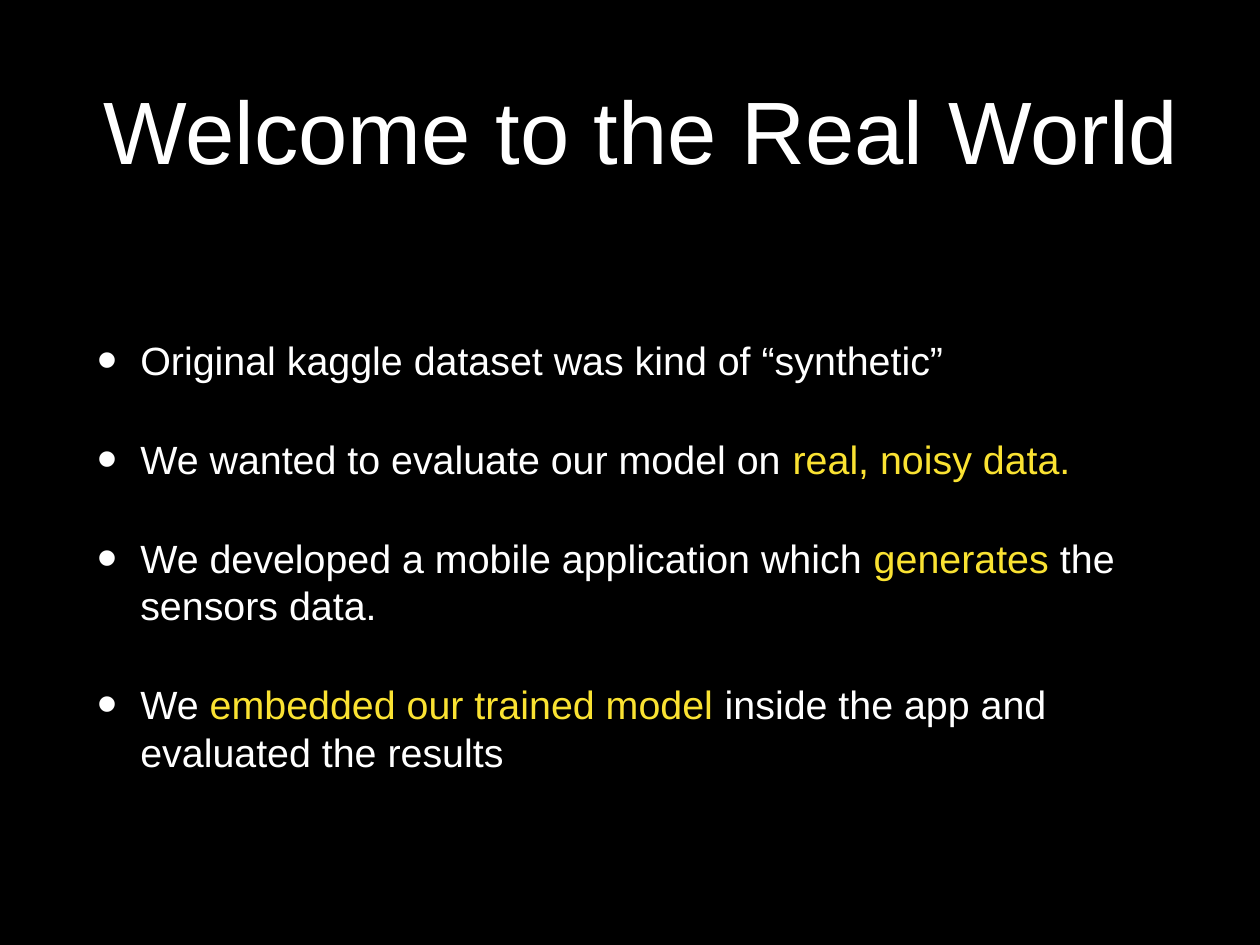
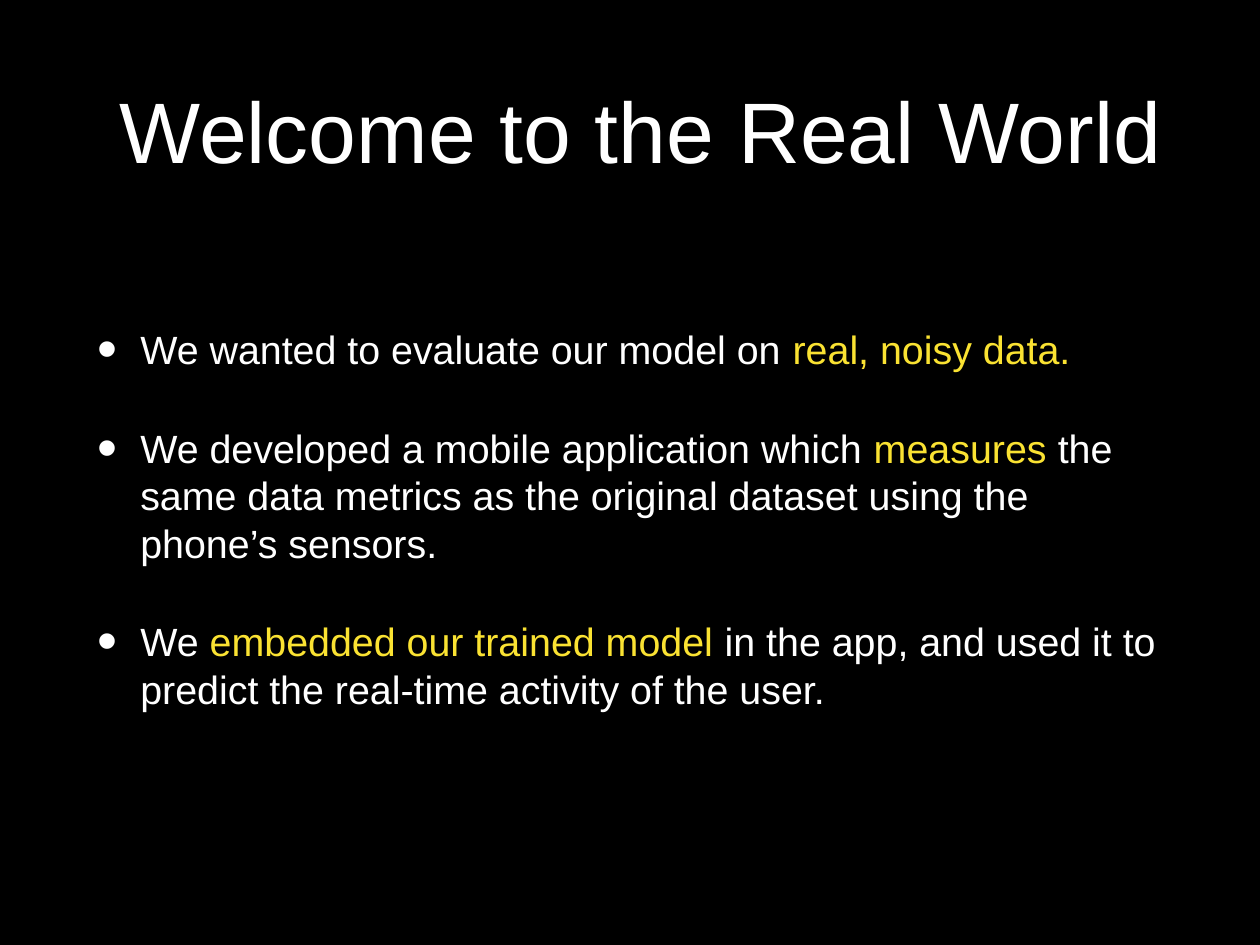
Before and after one commit to idocal/motionsense, a slide deck: slide 7 of presentations/Presentation3.pptx. Drawn at 1260x945 pixels with LibreOffice and Linux fonts; fonts in the diff are those of the drawing; background and template pictures are left out. Boxes give left, top, right and bottom in pixels: in the first picture for what was removed or moved away, otherwise in the second. Text is boxed around its words. In the diff, an @@ line names an element or a change of style, - is before the commit and + after.

```diff
--- a/presentations/Presentation3.pptx
+++ b/presentations/Presentation3.pptx
@@ title "Welcome to the Real World" at <box>120,100,1161,164</box>: size 72 to 69.8 pt @@
@@ text "We wanted to evaluate our ...": place and size @@
-text "We wanted to evaluate our ..." at <box>140,346,1115,768</box>
+text "We wanted to evaluate our ..." at <box>140,335,1156,712</box>
@@ text at <box>140,346,944,383</box>: paragraph removed @@
-• Original kaggle dataset was kind of “synthetic”
@@ text at <box>140,434,1156,712</box>: text changed @@
-• We developed a mobile application which generates the sensors data.
-• We embedded our trained model inside the app and evaluated the results
+• We developed a mobile application which measures the same data metrics as the original dataset using the phone’s sensors.
+• We embedded our trained model in the app, and used it to predict the real-time activity of the user.
```
Also in this commit, not shown: 4 other slides changed, 3 slides added, 1 slide removed, 1 other file.
